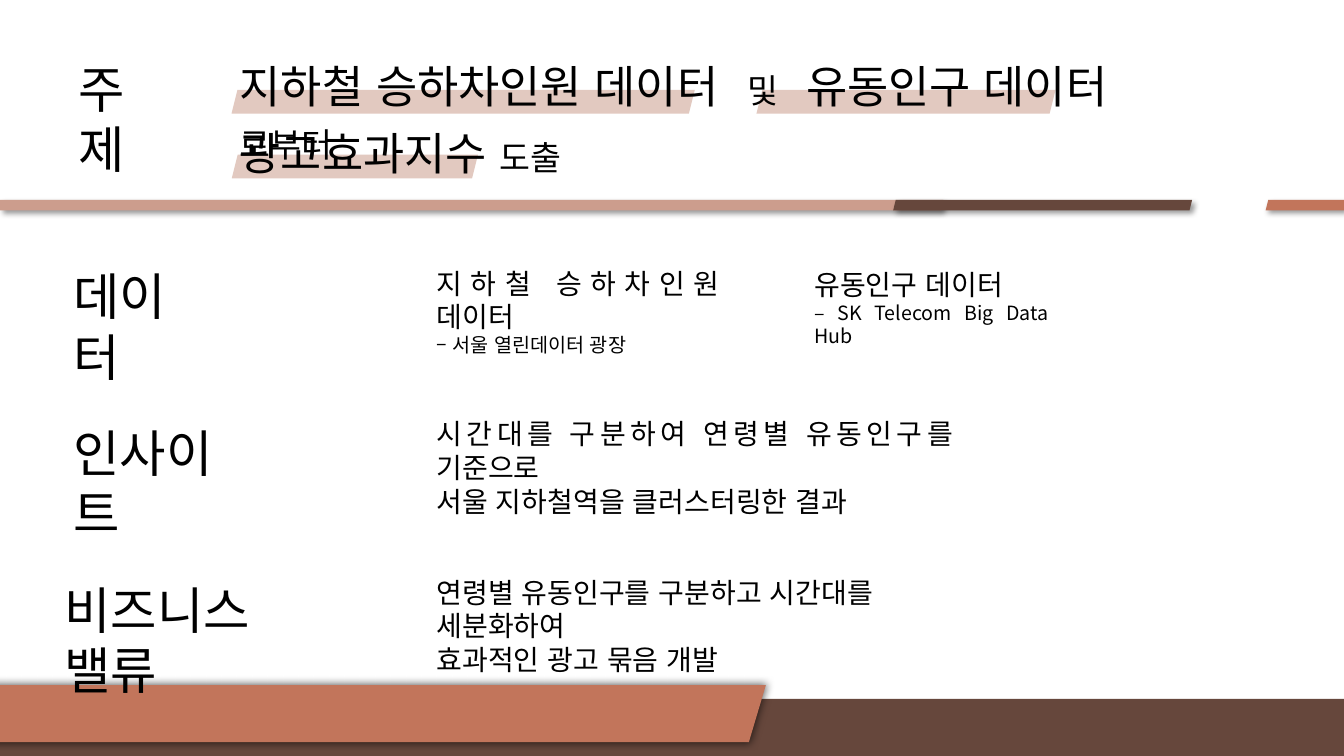
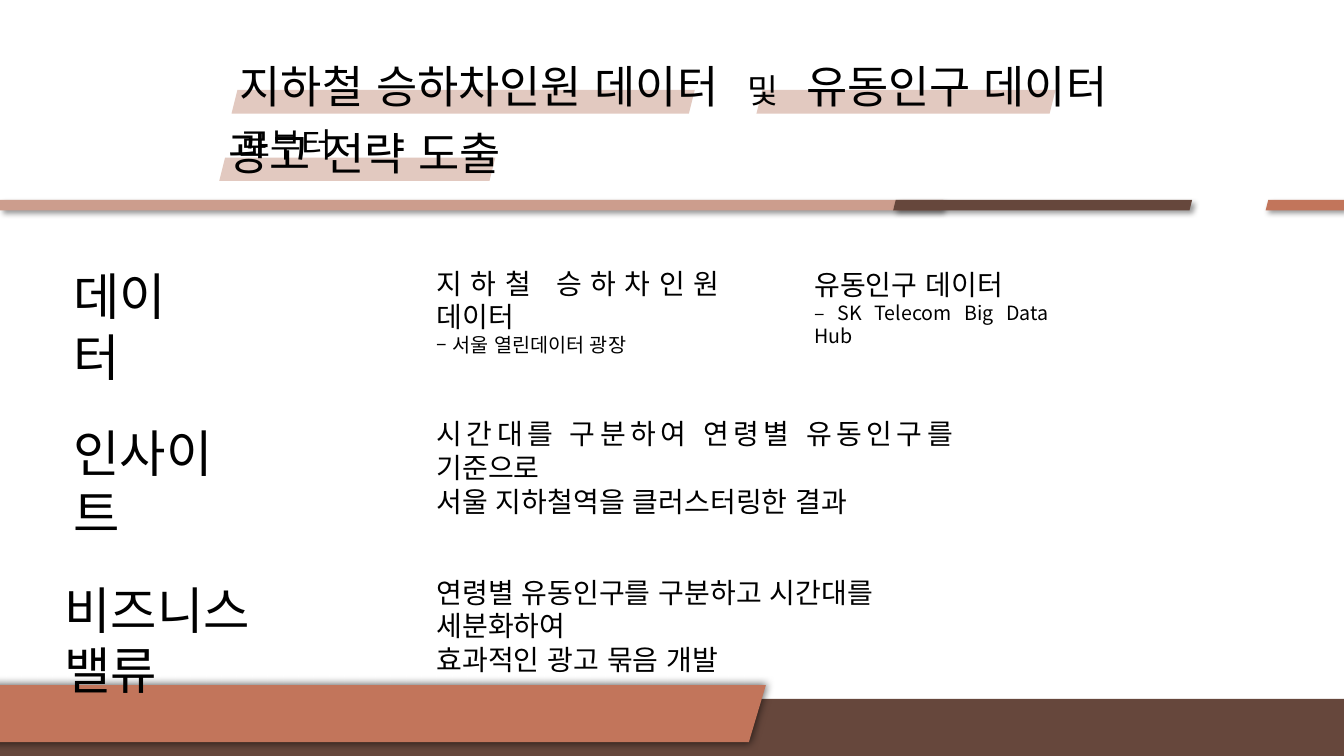
Before and after one commit to yoona3316/Datamining_subway, a slide deck: slide 5 of 프로젝트 중간발표_김민재, 송한결, 정유나.pptx. Drawn at 1344x756 pixels with LibreOffice and Linux fonts; fonts in the diff are those of the drawing. Boxes give left, top, right and bottom in pixels: in the first picture for what was removed or moved away, otherwise in the second. Text is boxed around its words. In the diff, an @@ line names an element or a change of style, - is before the commit and + after.

```diff
--- a/프로젝트 중간발표_김민재, 송한결, 정유나.pptx
+++ b/프로젝트 중간발표_김민재, 송한결, 정유나.pptx
@@ text removed at [79,69,125,172] @@
-주제
@@ text at [323,124,500,181]: text changed @@
-광고효과지수 도출
+광고 전략 도출
@@ parallelogram: place and size @@
-parallelogram at [232,154,478,178]
+parallelogram at [219,158,495,181]
```
Also in this commit, not shown: 1 other slide changed.
